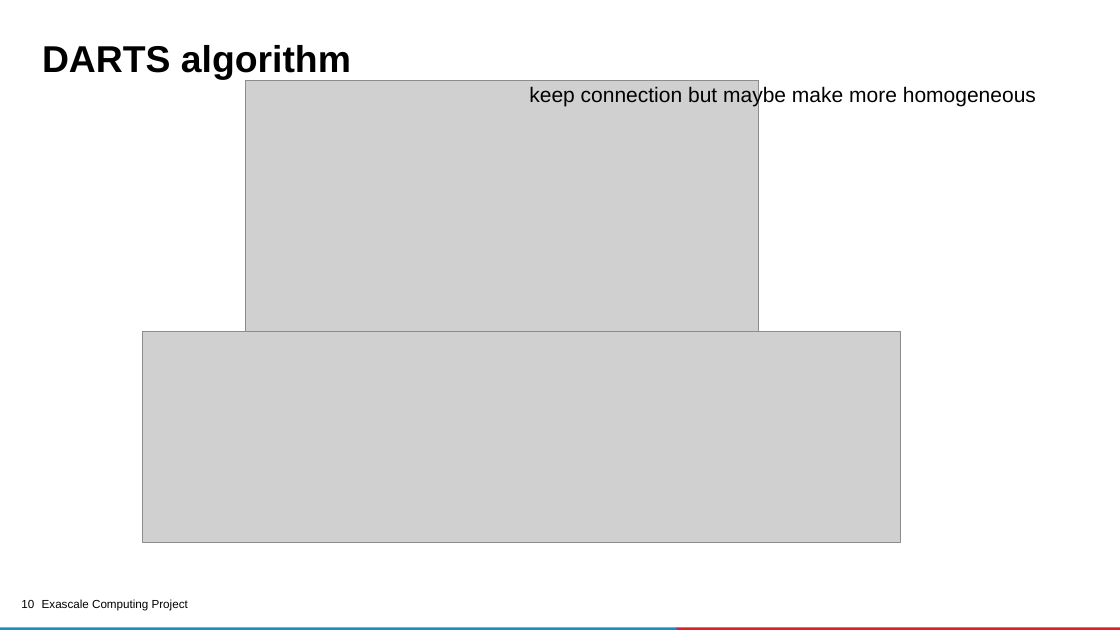
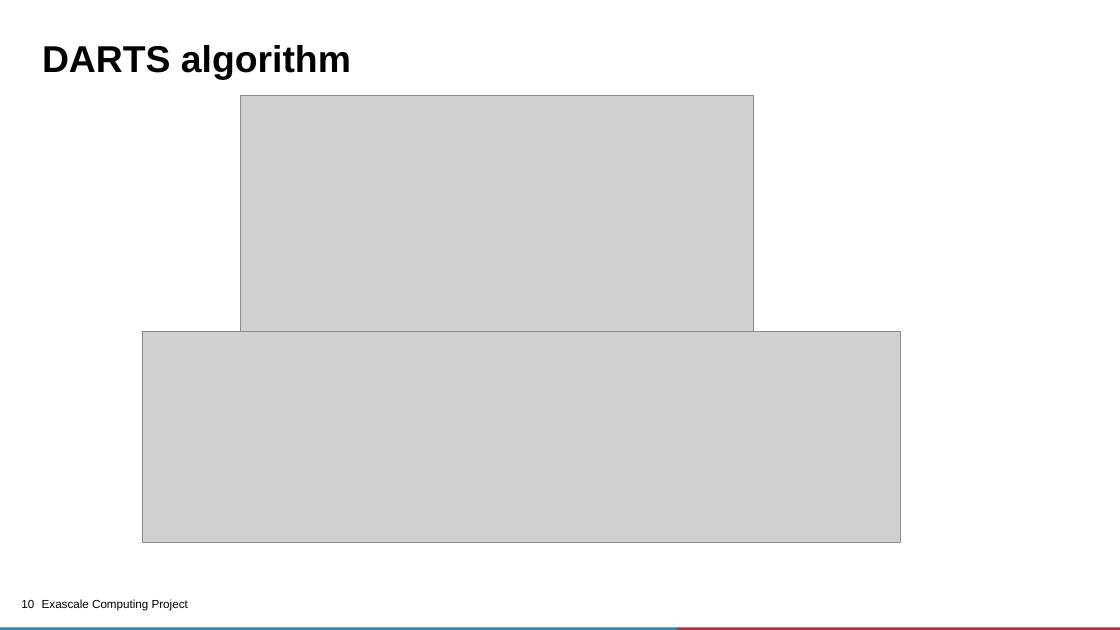
Before and after one commit to ECP-CANDLE/Tutorials, a slide deck: slide 10 of 2020/ECP/slides/05-nas.pptx. Drawn at 1120x630 pixels with LibreOffice and Linux fonts; fonts in the diff are those of the drawing; grey boxes stand for pictures; background and template pictures are left out. Boxes give left, top, right and bottom in pixels: in the first picture for what was removed or moved away, otherwise in the second. Text is boxed around its words. In the diff, an @@ line names an element or a change of style, - is before the commit and + after.

```diff
--- a/2020/ECP/slides/05-nas.pptx
+++ b/2020/ECP/slides/05-nas.pptx
@@ text removed at bbox=[529, 85, 1036, 106] @@
-keep connection but maybe make more homogeneous
@@ picture: place and size @@
-picture at bbox=[245, 80, 758, 339]
+picture at bbox=[241, 96, 754, 355]
```
